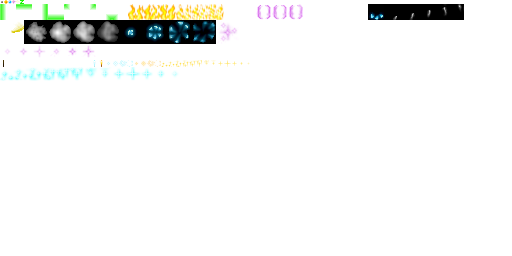
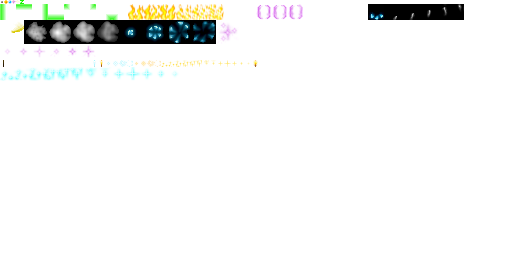
Comparing the layer stacks of the two (512, 256) images. Changes:
painted on "Background" over [left=253, top=60, right=258, bottom=67]
